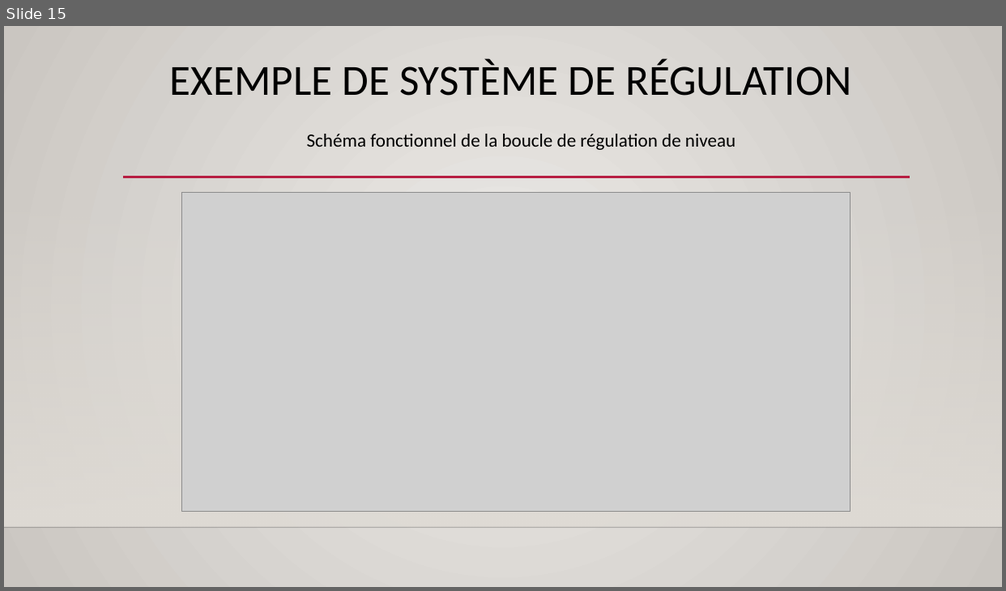
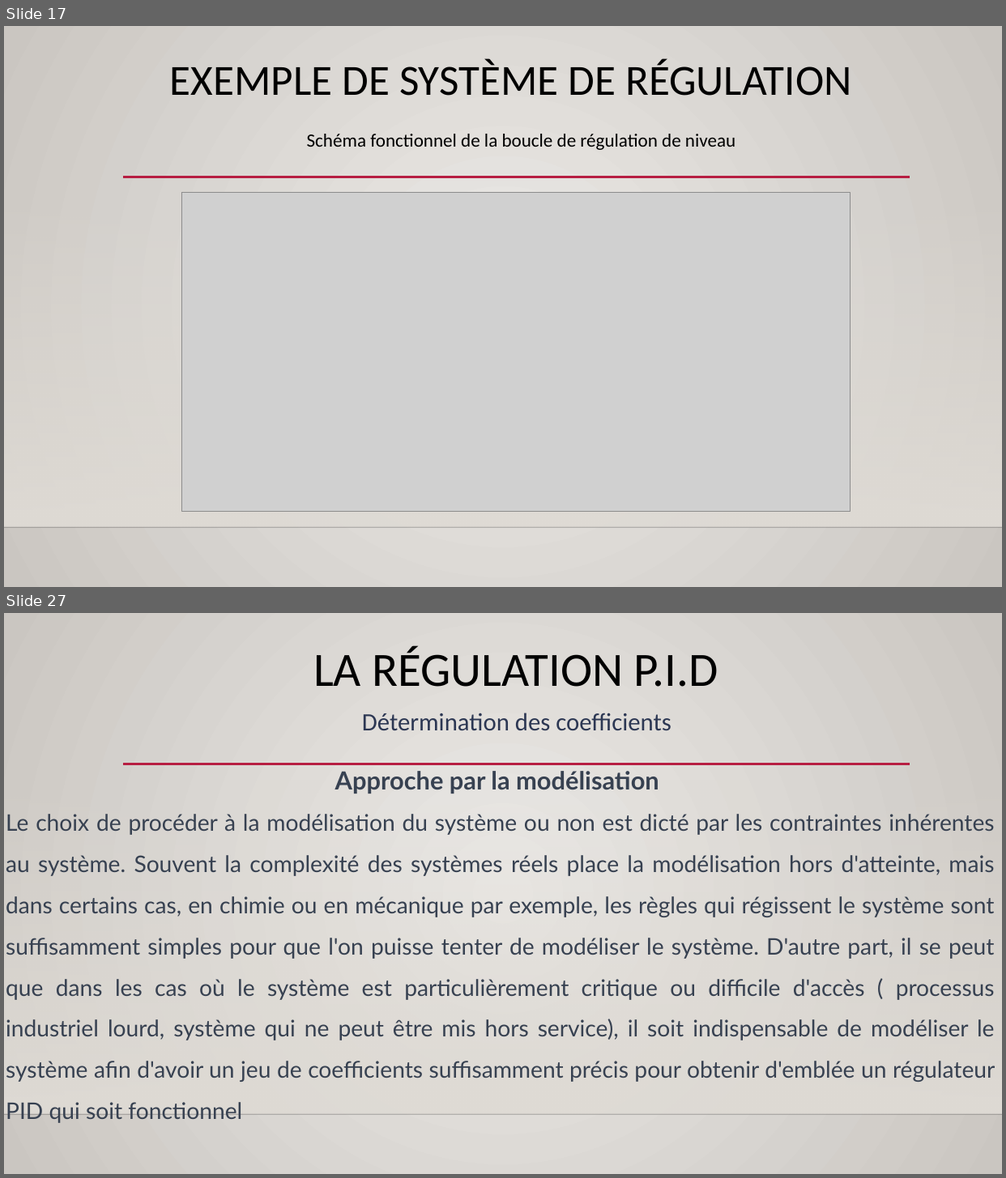
Before and after one commit to Aboudara/Document, a slide deck: Formation regulation.pptx. Shown one above the other, each under a label of ours: slide 15 before the commit, slides 17 and 27 after it; the slides between them are not shown. The pictures are 1006x591 and 1006x1178 pixels, drawn with LibreOffice and Linux fonts; fonts in the diff are those of the drawing; grey boxes stand for pictures; background and template pictures are left out. Boxes give left, top, right and bottom in pixels: in the first picture for what was removed or moved away, otherwise in the second. Text is boxed around its words. In the diff, an @@ line names an element or a change of style, - is before the commit and + after.

```diff
--- a/Formation regulation.pptx
+++ b/Formation regulation.pptx
@@ slide 27 added at (x1=4, y1=613, x2=1002, y2=1174), background gradient #ECEAE7 to #CAC7C1; not listed: 3 template elements that a slide beside it also shows @@
@@ title added at (x1=313, y1=646, x2=718, y2=687), 46 pt, text #000000 @@
+LA RÉGULATION P.I.D
@@ text added at (x1=362, y1=713, x2=671, y2=730), 24 pt, text #2C3753 @@
+Détermination des coefficients
@@ text added at (x1=6, y1=771, x2=995, y2=1123), 22 pt, text #374151 @@
+Approche par la modélisation
+Le choix de procéder à la modélisation du système ou non est dicté par les contraintes inhérentes au système. Souvent la complexité des systèmes réels place la modélisation hors d'atteinte, mais dans certains cas, en chimie ou en mécanique par exemple, les règles qui régissent le système sont suffisamment simples pour que l'on puisse tenter de modéliser le système. D'autre part, il se peut que dans les cas où le système est particulièrement critique ou difficile d'accès ( processus industriel lourd, système qui ne peut être mis hors service), il soit indispensable de modéliser le système afin d'avoir un jeu de coefficients suffisamment précis pour obtenir d'emblée un régulateur PID qui soit fonctionnel
@@ what was slide 15 is now slide 17 @@
```
Also in this commit, not shown: 1 slide changed, 23 other slides added, 1 other file.
